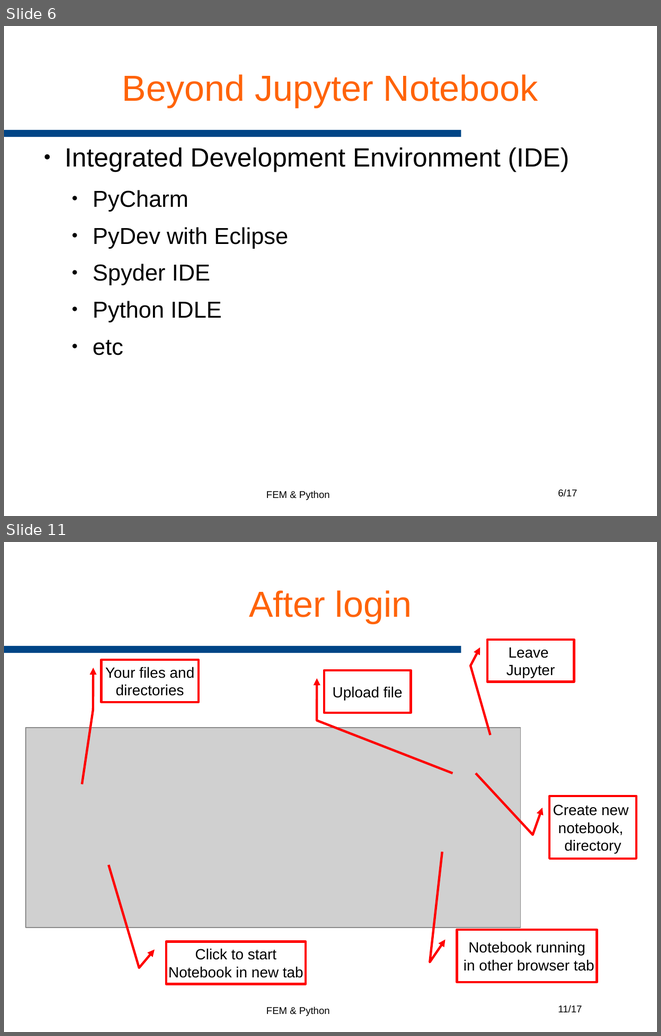
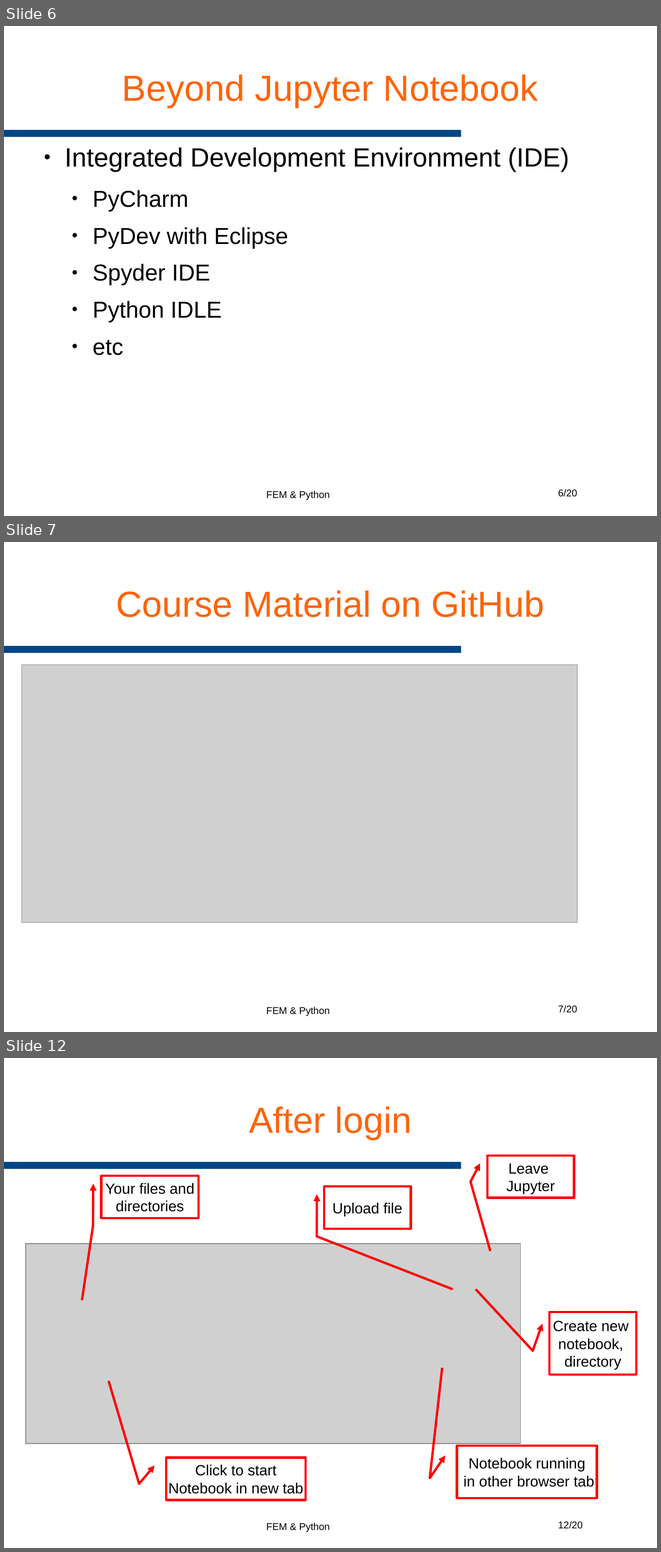
Before and after one commit to AndreaCodd/eenotes, a slide deck: Notebooks/GeophysicalImaging/resources/Slides/01 Intro.odp. Shown one above the other, each under a label of ours: slides 6 and 11 before the commit, slides 6, 7 and 12 after it; the slides between them are not shown. The pictures are 661x1036 and 661x1552 pixels, drawn with LibreOffice and Linux fonts; fonts in the diff are those of the drawing; grey boxes stand for pictures; background and template pictures are left out. Boxes give left, top, right and bottom in pixels: in the first picture for what was removed or moved away, otherwise in the second. Text is boxed around its words. In the diff, an @@ line names an element or a change of style, - is before the commit and + after.

```diff
--- a/Notebooks/GeophysicalImaging/resources/Slides/01 Intro.odp
+++ b/Notebooks/GeophysicalImaging/resources/Slides/01 Intro.odp
@@ slide 7 added at bbox=[4, 542, 657, 1032], background #FFFFFF; not listed: 3 template elements that a slide beside it also shows @@
@@ title added at bbox=[116, 590, 544, 617], 44 pt, text #FF6309 @@
+Course Material on GitHub
@@ picture added at bbox=[22, 664, 577, 923] @@
@@ page number at bbox=[558, 489, 577, 497]: text changed @@
-6/17
+6/20
@@ what was slide 11 is now slide 12 @@
@@ page number at bbox=[558, 1521, 583, 1529]: text changed @@
-11/17
+12/20
```
Also in this commit, not shown: 3 slides changed, 4 other slides added, 2 slides removed, 2 other files.
